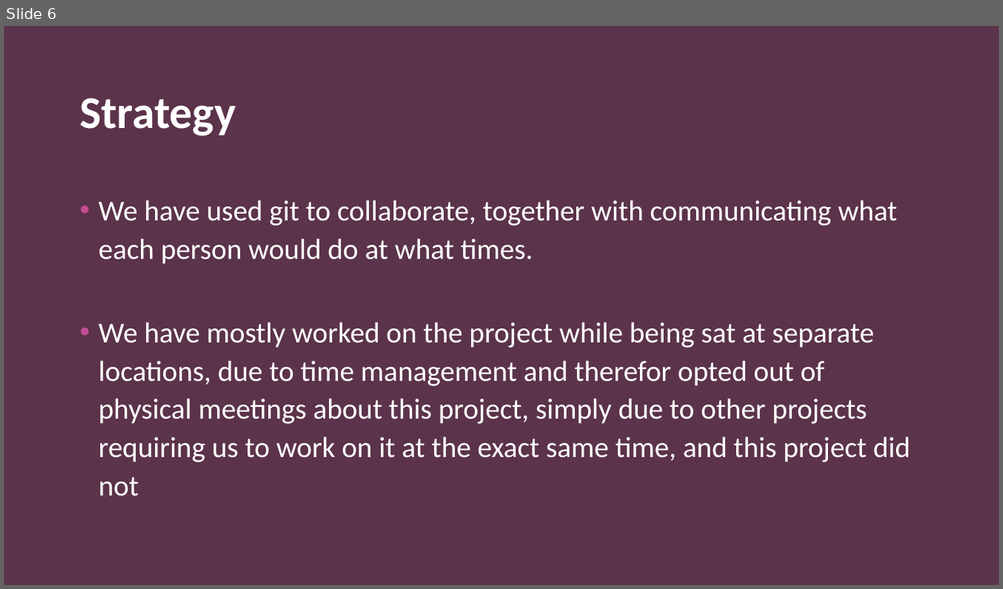
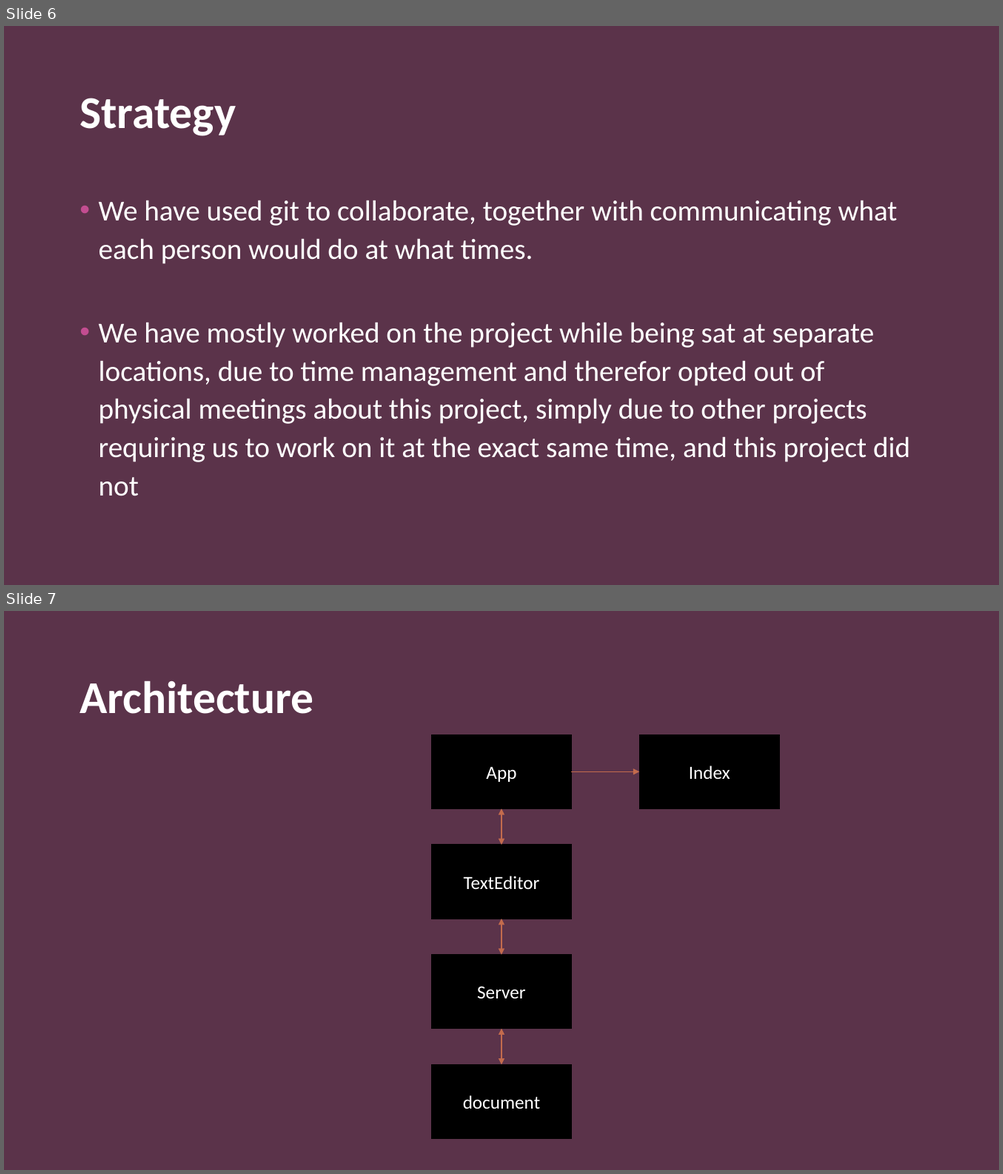
Before and after one commit to Wuggie88/webHenrik, a slide deck: Realtime web applications.pptx. Shown one above the other, each under a label of ours: slide 6 before the commit, slides 6 and 7 after it. The pictures are 1003x589 and 1003x1174 pixels, drawn with LibreOffice and Linux fonts; fonts in the diff are those of the drawing; background and template pictures are left out. Boxes give left, top, right and bottom in pixels: in the first picture for what was removed or moved away, otherwise in the second. Text is boxed around its words. In the diff, an @@ line names an element or a change of style, - is before the commit and + after.

Commit message:
architecture slide, maybe

```diff
--- a/Realtime web applications.pptx
+++ b/Realtime web applications.pptx
@@ slide 7 added at <box>4,611,999,1170</box>, background #FFFFFF; not listed: 1 template element that a slide beside it also shows @@
@@ title added at <box>79,681,313,714</box>, 44 pt, text #FFFFFF, bold @@
+Architecture
@@ rectangle added at <box>432,735,572,809</box>, fill #000000, outline #000000 1 pt, 18 pt, text #FFFFFF @@
+App
@@ rectangle added at <box>639,735,780,809</box>, fill #000000, outline #000000 1 pt, 18 pt, text #FFFFFF @@
+Index
@@ arrow added from (571, 772) to (639, 772), #C36B4D 1 pt @@
@@ double arrow added from (502, 809) to (502, 846), #C36B4D 1 pt @@
@@ rectangle added at <box>432,846,572,919</box>, fill #000000, outline #000000 1 pt, 18 pt, text #FFFFFF @@
+TextEditor
@@ double arrow added from (502, 919) to (502, 955), #C36B4D 1 pt @@
@@ rectangle added at <box>432,955,572,1029</box>, fill #000000, outline #000000 1 pt, 18 pt, text #FFFFFF @@
+Server
@@ double arrow added from (502, 1029) to (502, 1065), #C36B4D 1 pt @@
@@ rectangle added at <box>432,1065,572,1139</box>, fill #000000, outline #000000 1 pt, 18 pt, text #FFFFFF @@
+document
```
Also in this commit, not shown: 2 slides removed.
